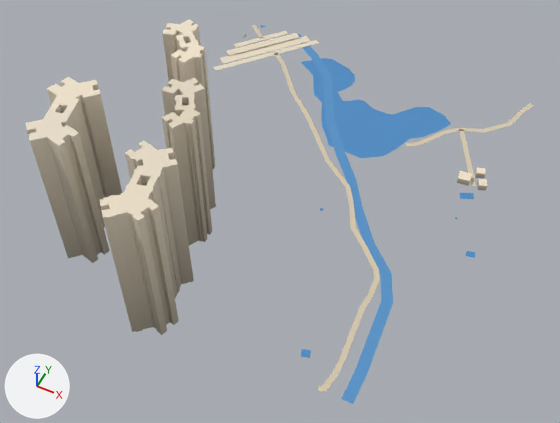
The glTF model public/assets/bengaluru-region-v1/tiles/t40_18-l0.glb: old version first, new version second.
Camera for both pictures: a 50 mm lens placed at (20462.0, 8655.0, 664.0), pointed at (20207.0, 9166.0, 26.0). Every picture has the same lights, and +X, +Y and +Z are marked at lower left. The picture after the commit comes second. Vertices at exactly the same position are counted once.

In view in the first picture: 'building', 'ground', 'water'.
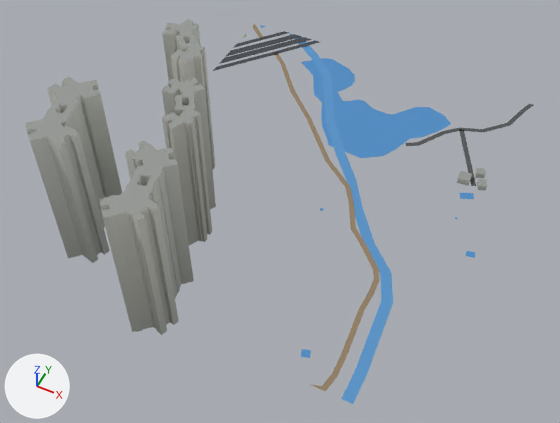
Changed parts and their boxes [x1, y1, x2, y2] in the pictures (560 x 423 px; the box of a moved part takes in the faces that stretch with it):
```json
{"object": "ground", "change": "reshaped", "before": [213, 25, 534, 392], "after": [213, 24, 534, 391]}
{"part": 1, "of": "me_building", "change": "recoloured", "before": [26, 19, 487, 335], "after": [26, 19, 487, 335]}
{"part": 2, "of": "me_ground", "change": "rebuilt", "before": [220, 43, 282, 64], "after": [219, 44, 281, 64]}
{"part": 3, "of": "me_ground", "change": "rebuilt", "before": [227, 38, 279, 56], "after": [225, 39, 278, 57]}
{"part": 4, "of": "me_ground", "change": "rebuilt", "before": [279, 36, 310, 48], "after": [276, 34, 302, 43]}
{"part": 5, "of": "me_ground", "change": "moved or reshaped", "before": [213, 25, 319, 71], "after": [213, 24, 319, 71]}
{"part": 6, "of": "me_ground", "change": "moved or reshaped", "before": [318, 374, 337, 392], "after": [312, 374, 332, 391]}
{"part": 7, "of": "me_ground", "change": "moved or reshaped", "before": [522, 103, 534, 111], "after": [522, 104, 534, 111]}
{"part": 8, "of": "me_ground", "change": "recoloured", "before": [255, 26, 527, 376], "after": [255, 26, 527, 376]}
```

Scene script edits in JSON lines:
```json
{"block": "me_building", "where": "# used by ob_building; location = (20000.0, 9000.0, 0.0)"}
{"op": "remove", "block": "me_building", "code": "me_building.from_pydata(...)  # 594 vertices, 917 faces; spans x -11.0..398.0, y -26.0..351.0, z 0.0..174.0"}
{"op": "add", "block": "me_building", "code": "me_building.from_pydata(...)  # 594 vertices, 1208 faces; spans x -11.0..398.0, y -26.0..351.0, z 0.0..174.0"}
{"block": "me_building", "change": "me_building part 1: 917 kept faces spanning x -11.0..398.0, y -26.0..351.0, z 0.0..174.0 get new vertex colours"}
{"block": "me_ground", "where": "# used by ob_ground; location = (20000.0, 9000.0, 0.0)"}
{"op": "remove", "block": "me_ground", "code": "me_ground.from_pydata(...)  # 133 vertices, 107 faces; spans x -5.0..410.0, y -3.0..505.0, z 1.0"}
{"op": "add", "block": "me_ground", "code": "me_ground.from_pydata(...)  # 139 vertices, 113 faces; spans x 0.0..410.0, y 0.0..500.0, z 1.0"}
{"block": "me_ground", "change": "me_ground part 2: the loose piece of 8 vertices spanning x -5.0..62.0, y 395.0..471.0, z 1.0 is rebuilt with 8 vertices and now spans x 0.0..61.0, y 391.0..470.0, z 1.0"}
{"block": "me_ground", "change": "me_ground part 3: the loose piece of 6 vertices spanning x -5.0..53.0, y 413.0..479.0, z 1.0 is rebuilt with 8 vertices and now spans x 0.0..52.0, y 410.0..477.0, z 1.0"}
{"block": "me_ground", "change": "me_ground part 4: the loose piece of 6 vertices spanning x 51.0..90.0, y 462.0..505.0, z 1.0 is rebuilt with 6 vertices and now spans x 44.0..76.0, y 471.0..500.0, z 1.0"}
{"block": "me_ground", "change": "me_ground part 5: 7 vertices moved from x 2.0..103.0, y 423.0..503.0, z 1.0 to x 0.0..105.0, y 419.0..500.0, z 1.0; 17 vertices removed from x -3.0..75.0, y 376.0..504.0, z 1.0; 19 vertices added at x 0.0..92.0, y 373.0..500.0, z 1.0"}
{"block": "me_ground", "change": "me_ground part 6: 3 vertices removed from x 329.0..332.0, y -3.0..3.0, z 1.0; 5 vertices added at x 322.0..337.0, y 0.0..4.0, z 1.0"}
{"block": "me_ground", "change": "me_ground part 7: 1 vertex moved from x 410.0, y 499.0, z 1.0 to x 404.0, y 500.0, z 1.0; 1 vertex removed from x 404.0, y 501.0, z 1.0; 1 vertex added at x 410.0, y 500.0, z 1.0"}
{"block": "me_ground", "change": "me_ground part 8: 70 kept faces spanning x 3.0..404.0, y 20.0..500.0, z 1.0 get new vertex colours"}
```
